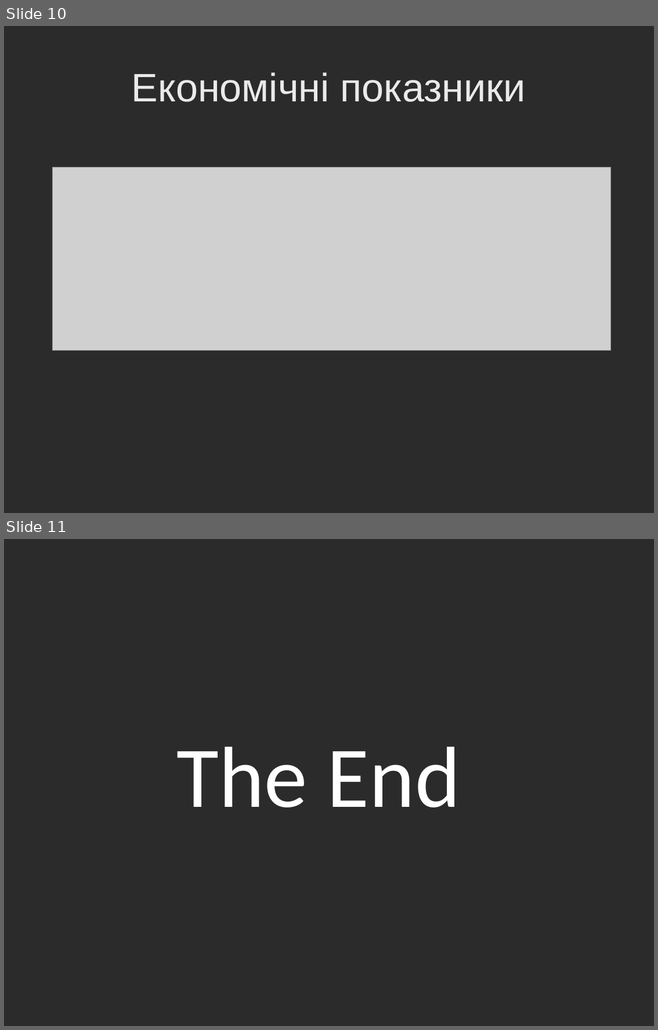
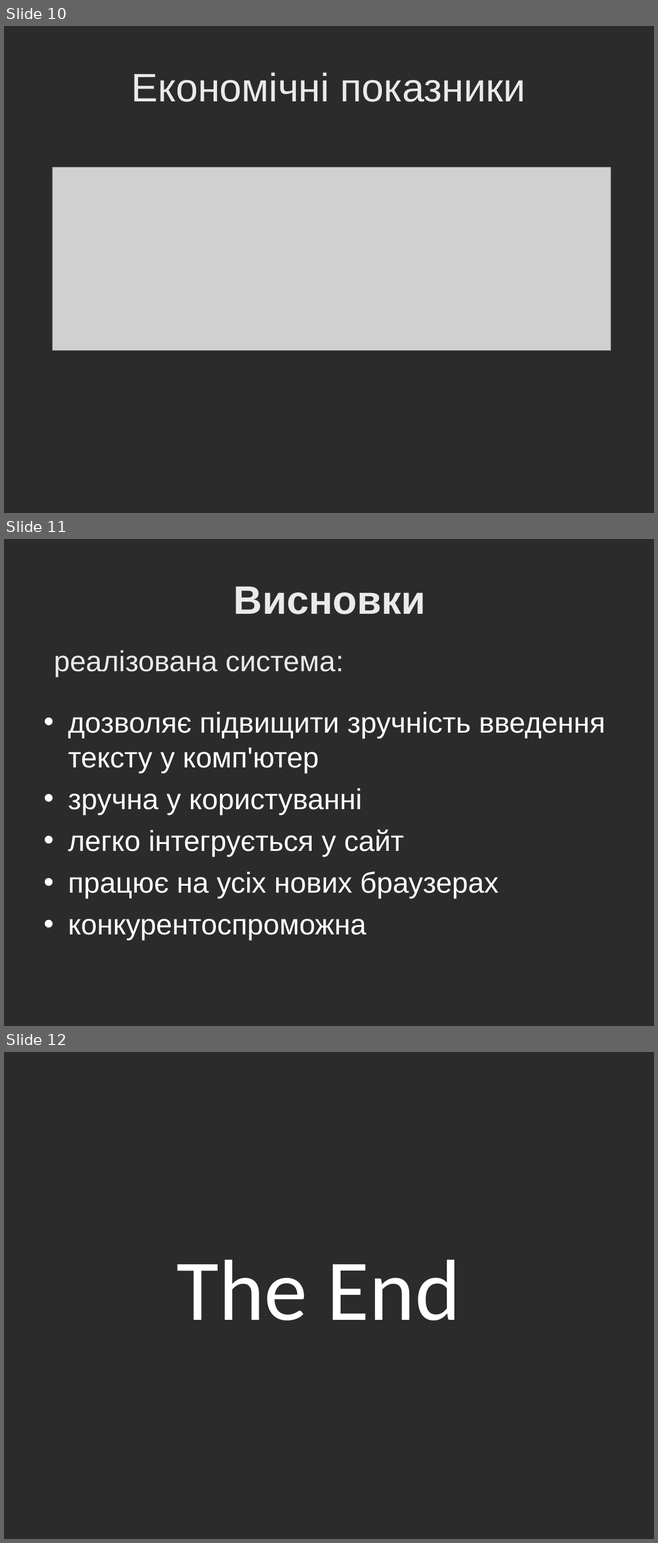
Before and after one commit to idutka/ocr, a slide deck: diploma/prezentation.ppt. Shown one above the other, each under a label of ours: slides 10 and 11 before the commit, slides 10, 11 and 12 after it. The pictures are 658x1030 and 658x1543 pixels, drawn with LibreOffice and Linux fonts; fonts in the diff are those of the drawing; grey boxes stand for pictures; background and template pictures are left out; a plain dark background stands for a picture behind light text. Boxes give left, top, right and bottom in pixels: in the first picture for what was removed or moved away, otherwise in the second. Text is boxed around its words. In the diff, an @@ line names an element or a change of style, - is before the commit and + after.

Commit message:
додано висновок

```diff
--- a/diploma/prezentation.ppt
+++ b/diploma/prezentation.ppt
@@ slide 11 added at box(4, 539, 654, 1026), background picture (left out) @@
@@ title added at box(234, 587, 426, 614), 44 pt, text #EAEAEA, bold @@
+Висновки
@@ text added at box(54, 650, 344, 678), 32 pt, text #EAEAEA @@
+реалізована система:
@@ text added at box(68, 712, 605, 941), 32 pt, text #FFFFFF @@
+• дозволяє підвищити зручність введення тексту у комп'ютер
+• зручна у користуванні
+• легко інтегрується у сайт
+• працює на усіх нових браузерах
+• конкурентоспроможна
@@ what was slide 11 is now slide 12 @@
```
